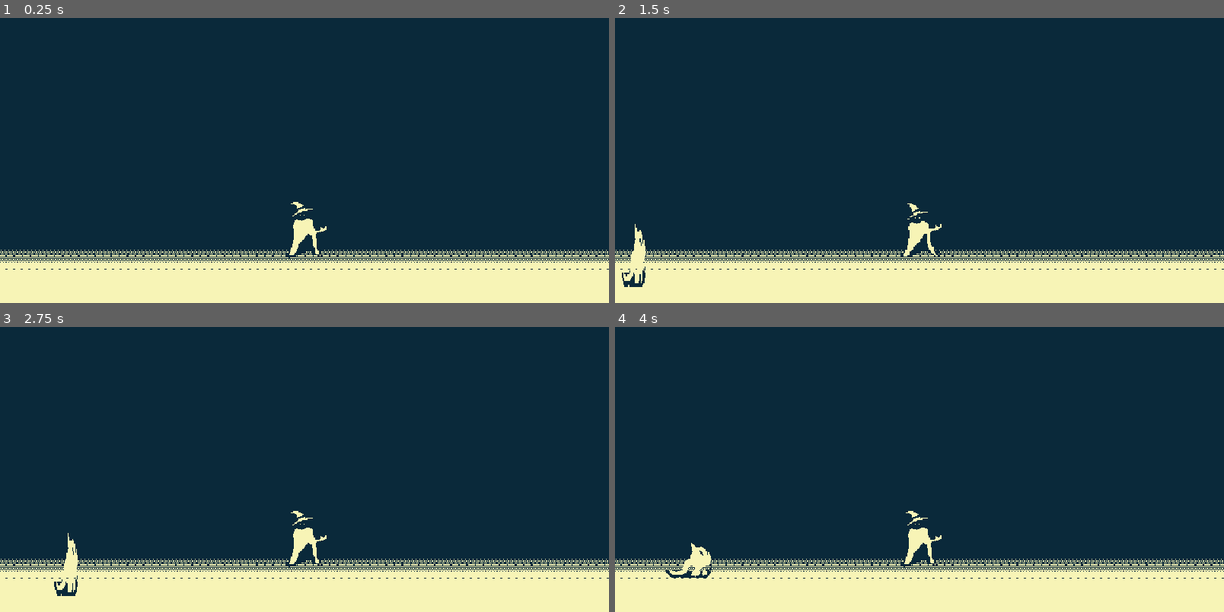
Above: before the commit, frames 1-4 (two rows, left to right).
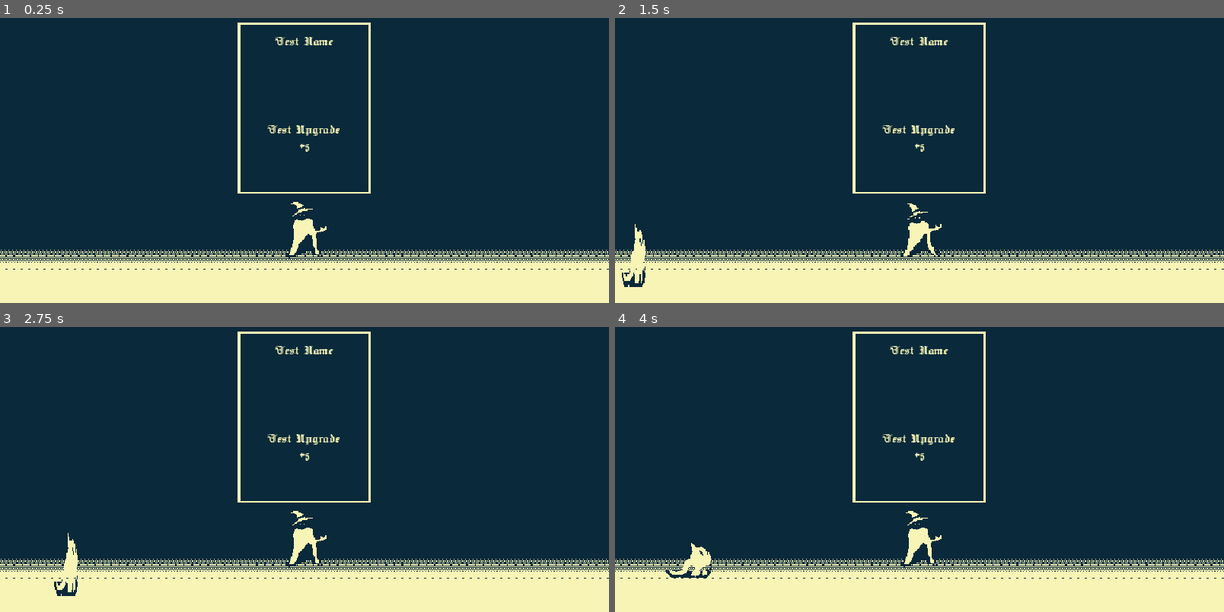
Above: after the commit, the same moments.

Repository: napstyy/shock
Game: Godot game, scene res://scenes/test_2.tscn
The game is run twice, just before and just after one commit, with the same random seed, the same clock (stepped at 60 frames per second) and the same inputs. The project has no main scene, so this scene is started directly.
Inputs (mouse positions are in pixels of both pictures, inside the frame that each line leads up to):
- Up to frame 1 (0.25 s): no input
- Up to frame 2 (1.5 s): click (919, 109) at 0.52 s; click (919, 109) at 1.27 s
- Up to frame 3 (2.75 s): click (304, 418) at 2.02 s
- Up to frame 4 (4 s): tap 1 (Attack1) at 2.85, 3.6 s

The runs differ from the first frame. In frame 1, 1.1% of the frame differs, in the area x 39-61%, y 1-62%; in frame 2, 1.1%; in frame 3, 1.1%; in frame 4, 1.1%.

Commit message:
UpgradeWIP

Diff:
--- /dev/null
+++ b/prefabs/upgradecard.tscn
@@ -0,0 +1,62 @@
+[gd_scene format=3 uid="uid://c8j2caec5ng3k"]
+
+[ext_resource type="Texture2D" uid="uid://dlru5ie5ny8h3" path="res://assets/menurecttemp.png" id="1_mpd81"]
+[ext_resource type="Script" uid="uid://cmen65jne8yo5" path="res://scripts/upgrade.gd" id="1_svgjm"]
+[ext_resource type="FontFile" uid="uid://bukguo81riwbo" path="res://assets/fonts/Jacquard24-Regular.ttf" id="2_svgjm"]
+
+[node name="Node2D" type="Control" unique_id=197916132]
+layout_mode = 3
+anchors_preset = 8
+anchor_left = 0.5
+anchor_top = 0.5
+anchor_right = 0.5
+anchor_bottom = 0.5
+grow_horizontal = 2
+grow_vertical = 2
+script = ExtResource("1_svgjm")
+
+[node name="NinePatchRect" type="NinePatchRect" parent="." unique_id=464702481]
+layout_mode = 1
+anchors_preset = 8
+anchor_left = 0.5
+anchor_top = 0.5
+anchor_right = 0.5
+anchor_bottom = 0.5
+offset_left = -70.0
+offset_top = -90.0
+offset_right = 70.0
+offset_bottom = 90.0
+grow_horizontal = 2
+grow_vertical = 2
+texture = ExtResource("1_mpd81")
+
+[node name="CardName" type="RichTextLabel" parent="NinePatchRect" unique_id=567579281]
+layout_mode = 0
+offset_right = 140.0
+offset_bottom = 40.0
+theme_override_colors/default_color = Color(0.96862745, 0.95686275, 0.7137255, 1)
+theme_override_fonts/normal_font = ExtResource("2_svgjm")
+bbcode_enabled = true
+text = "Test Name"
+horizontal_alignment = 1
+vertical_alignment = 1
+
+[node name="CardDesc" type="RichTextLabel" parent="NinePatchRect" unique_id=160686687]
+layout_mode = 0
+offset_top = 101.0
+offset_right = 140.0
+offset_bottom = 141.0
+theme_override_colors/default_color = Color(0.96862745, 0.95686275, 0.7137255, 1)
+theme_override_fonts/normal_font = ExtResource("2_svgjm")
+text = "Test Upgrade
++5"
+horizontal_alignment = 1
+vertical_alignment = 1
+
+[node name="Button" type="Button" parent="NinePatchRect" unique_id=1655667196]
+layout_mode = 0
+offset_right = 140.0
+offset_bottom = 180.0
+flat = true
+
+[connection signal="button_down" from="NinePatchRect/Button" to="." method="_on_button_button_down"]
--- a/scenes/test_2.tscn
+++ b/scenes/test_2.tscn
@@ -5,6 +5,7 @@
 [ext_resource type="Script" uid="uid://cgd4kpgod6tkp" path="res://scripts/attack.gd" id="3_kjmiq"]
 [ext_resource type="PackedScene" uid="uid://xtsbcs12gqpw" path="res://prefabs/spawner.tscn" id="4_8mc82"]
 [ext_resource type="PackedScene" uid="uid://hq826c85glyk" path="res://prefabs/attacks/thunderpillar.tscn" id="6_acnpl"]
+[ext_resource type="PackedScene" uid="uid://c8j2caec5ng3k" path="res://prefabs/upgradecard.tscn" id="6_jklrr"]
 
 [sub_resource type="SpriteFrames" id="SpriteFrames_qu37g"]
 
@@ -39,7 +40,6 @@
 script = ExtResource("3_kjmiq")
 attack_name = 1
 attack_areas = [NodePath("Area2D")]
-attack_damage = 15
 energy_cost = 10
 movement_type = 1
 movement_points = Array[Vector2]([Vector2(320, 0), Vector2(-320, 0)])
@@ -54,3 +54,9 @@
 
 [node name="CollisionShape2D" type="CollisionShape2D" parent="LightningorbSpawn/lightningorb/Area2D" unique_id=1719643289]
 shape = SubResource("CircleShape2D_acnpl")
+
+[node name="Node2D" parent="." unique_id=197916132 instance=ExtResource("6_jklrr")]
+offset_left = 320.0
+offset_top = 155.0
+offset_right = 320.0
+offset_bottom = 155.0
--- a/scripts/attack.gd
+++ b/scripts/attack.gd
@@ -11,8 +11,15 @@
 	THUNDERPILLAR,
 	LIGHTNINGORB
 }
+
+enum AREA_GROWTH_TYPE{
+	BOTH,
+	HORIZONTAL,
+	VERTICAL
+}
 @export var attack_name: ATTACK_NAME
 @export var attack_areas: Array[Area2D]
+@export var area_growth: AREA_GROWTH_TYPE
 @export var attack_damage: int
 @export var energy_cost: int
 
@@ -48,7 +55,7 @@
 func attack_triggered():
 	if player.energy - energy_cost >= 0:
 		player.energy -= energy_cost
-		print(player.energy)
+		print(attack_damage)
 		#attack_sprite.visible = true
 		#attack_sprite.play(default)
 		#await attack_sprite.animationfinished
@@ -79,3 +86,24 @@
 				direction.x *= -1
 			if self.position.y < 0 or self.position.y > screensize.y:
 				direction.y *= -1
+
+func upgrade_area(val):
+	for areas in attack_areas:
+		var collisionarea: CollisionShape2D
+		collisionarea = areas.get_child(0)
+		if collisionarea.shape is RectangleShape2D: #TODO add more customizeability
+			match area_growth:
+				AREA_GROWTH_TYPE.BOTH:
+					#print(collisionarea.shape.size)
+					collisionarea.shape.size+=val*Vector2.ONE
+					#print(collisionarea.shape.size)
+				AREA_GROWTH_TYPE.HORIZONTAL:
+					#print(collisionarea.shape.size)
+					collisionarea.shape.size.x+=val
+					#print(collisionarea.shape.size)
+				AREA_GROWTH_TYPE.VERTICAL:
+					#print(collisionarea.shape.size)
+					collisionarea.shape.size.y+=val
+					#print(collisionarea.shape.size)
+		elif collisionarea.shape is CircleShape2D: #TODO Test this when adding lightning orb
+			collisionarea.shape.radius += float(val)
--- a/scripts/upgrade.gd
+++ b/scripts/upgrade.gd
@@ -2,7 +2,8 @@
 extends Node
 
 enum ATTACK_NAME{
-	THUNDERPILLAR
+	THUNDERPILLAR,
+	LIGHTNINGORB
 }
 enum UPGRADE_TYPE{
 	NONE,
@@ -17,7 +18,7 @@
 var atknode: Attack
 #if groups in attacks not in tree, upgrade, otherwise add to tree
 
-func _init(att_name: ATTACK_NAME = ATTACK_NAME.THUNDERPILLAR, upgr_name: UPGRADE_TYPE = UPGRADE_TYPE.DAMAGE):
+func _init(att_name: ATTACK_NAME = ATTACK_NAME.THUNDERPILLAR, upgr_name: UPGRADE_TYPE = UPGRADE_TYPE.AREA):
 	attack_name = att_name
 	upgrade_name = upgr_name
 # Called when the node enters the scene tree for the first time.
@@ -31,21 +32,30 @@
 func _process(delta: float) -> void:
 	pass
 
-func addAttack(atktype):
+func addAttack():
 	#match atktype:
 	#something, add child
+	print("attack")
 	pass
-func addUpgrade(upgtype):
-	#match upgtype
+func addUpgrade():
+	print("upgrade")
+	match upgrade_name:
+		UPGRADE_TYPE.AREA:
+			atknode.upgrade_area(5)
+			pass
+		UPGRADE_TYPE.DAMAGE:
+			atknode.attack_damage += 5 #TODO: Scale this per atk maybe
+		UPGRADE_TYPE.ENERGYCOST:
+			atknode.energy_cost -= 5
 	#something, atknode.upgradename += scaling
 	pass
 
 func updateLabels():
 	pass
 
-func onClick():
-	#if is_in_tree:
-	#addUpgrade
-	#else:
-	#addAttack
-	pass
+
+func _on_button_button_down() -> void:
+	if is_in_tree:
+		addUpgrade()
+	else:
+		addAttack()
Binary file added: assets/fonts/Jacquard24-Regular.ttf
Not shown, added: assets/fonts/Jacquard24-Regular.ttf.import
Binary file added: assets/menurecttemp.png
Not shown, added: assets/menurecttemp.png.import
Renamed: scripts/attack_instance.tscn -> prefabs/attack_instance.tscn
